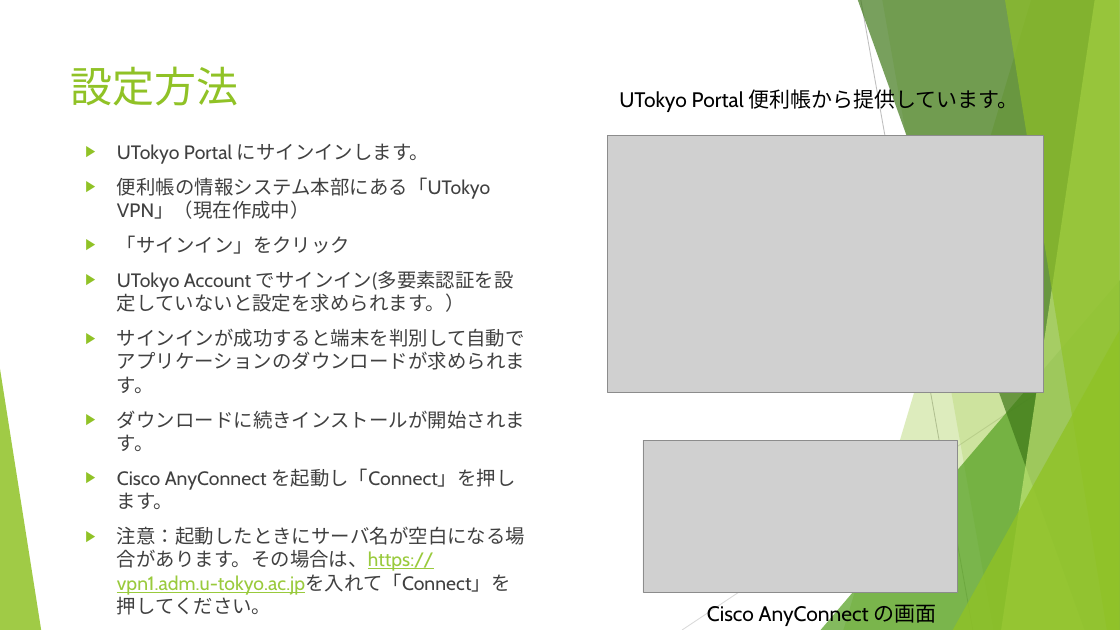
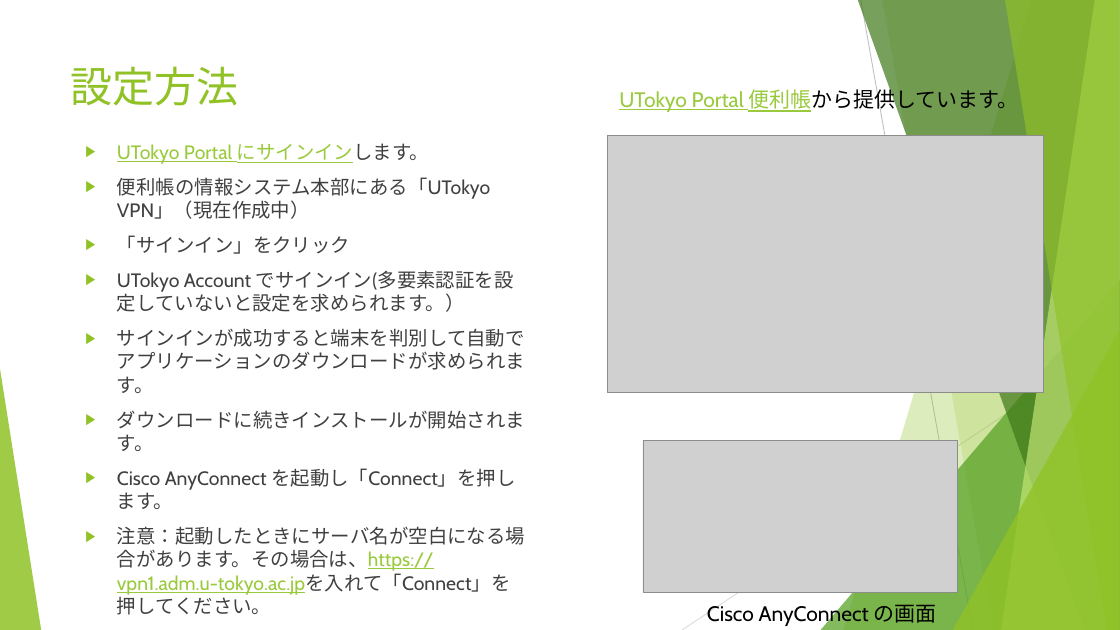
Before and after one commit to utelecon/utelecon.github.io, a slide deck: slide 4 of events/2021-09-15/slides/03-vpn-wifi.pptx. Drawn at 1120x630 pixels with LibreOffice and Linux fonts; fonts in the diff are those of the drawing; grey boxes stand for pictures. Boxes give left, top, right and bottom in pixels: in the first picture for what was removed or moved away, otherwise in the second. Text is boxed around its words. In the diff, an @@ line names an element or a change of style, - is before the commit and + after.

```diff
--- a/events/2021-09-15/slides/03-vpn-wifi.pptx
+++ b/events/2021-09-15/slides/03-vpn-wifi.pptx
@@ text "UTokyo Portal 便利帳から提供しています。" at <box>619,86,1018,112</box>: text colour #000000 to #99CA3C, underline on in "UTokyo Portal 便利帳から提供しています。" @@
@@ text at <box>117,143,430,164</box>: text colour #404040 to #99CA3C, underline on in "UTokyo Portal にサインインします。" @@
```
Also in this commit, not shown: 9 other slides changed, 1 other file.
